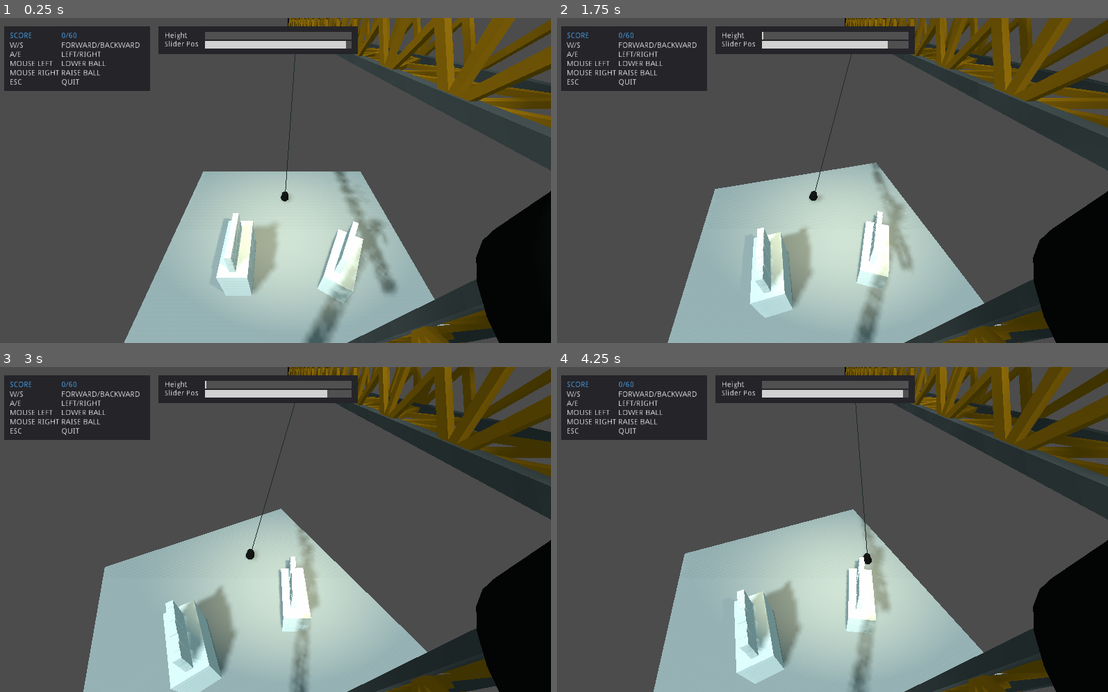
Above: before the commit, frames 1-4 (two rows, left to right).
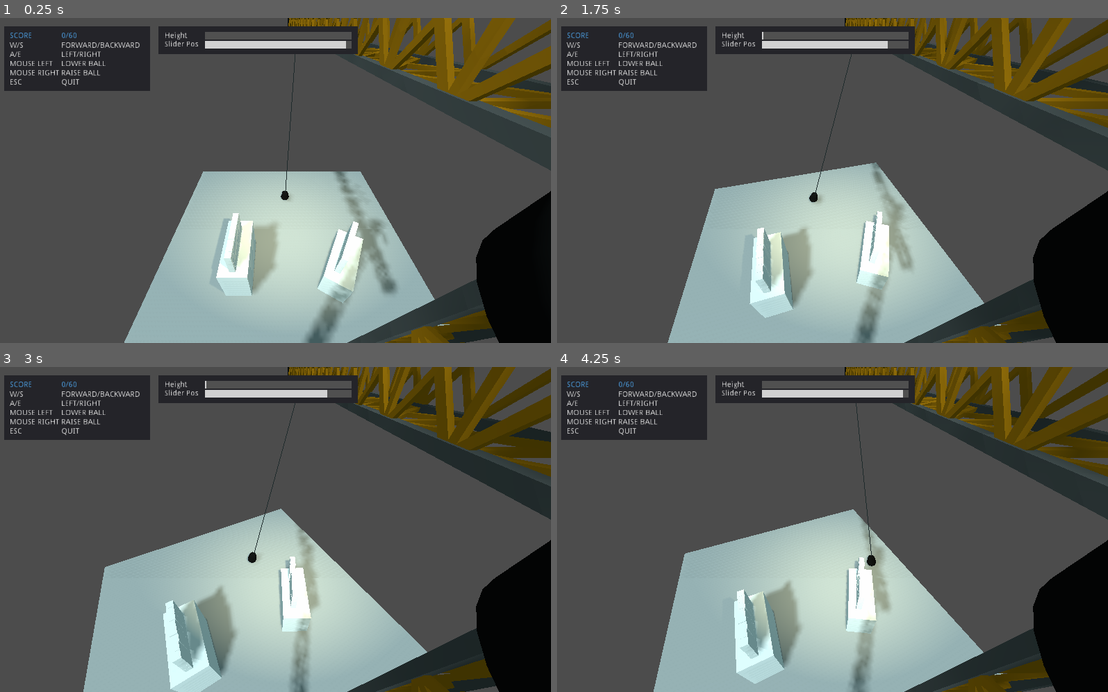
Above: after the commit, the same moments.

Repository: Aroweeri/Get-Rekt
Game: Godot game, scene res://level1.tscn
The game is run twice, just before and just after one commit, with the same random seed, the same clock (stepped at 60 frames per second) and the same inputs.
Inputs (mouse positions are in pixels of both pictures, inside the frame that each line leads up to):
- Up to frame 1 (0.25 s): no input
- Up to frame 2 (1.75 s): tap Enter (restart) at 0.5 s; move the mouse to (953, 164) at 0.52 s; press the mouse at (953, 164) at 0.53 s; hold D (rotate_right) 0.53-1.28 s; move the mouse to (716, 196) at 1.27 s; release the mouse at (716, 196) at 1.28 s; hold S (backward) from 1.28 s (still down); right-click (716, 196) at 1.35 s
- Up to frame 3 (3 s): move the mouse to (330, 458) at 2.02 s; release S (backward) at 2.03 s; press the mouse at (330, 458) at 2.03 s; hold D (rotate_right) 2.03-2.78 s; move the mouse to (247, 594) at 2.77 s; release the mouse at (247, 594) at 2.78 s; hold W (forward) from 2.78 s (still down); right-click (247, 594) at 2.85 s
- Up to frame 4 (4.25 s): move the mouse to (997, 578) at 3.52 s; release W (forward) at 3.53 s; press the mouse at (997, 578) at 3.53 s; hold A (rotate_left) from 3.53 s (still down)

The runs differ from the first frame. In frame 1, less than 0.1% of the frame differs, in the area x 50-54%, y 16-57%; in frame 2, less than 0.1%; in frame 3, 0.2%; in frame 4, 0.2%, in the area x 53-58%, y 11-74%.

Commit message:
Fix weird behavior when ball raised too high.

Diff:
--- a/get_rekt/crane.gd
+++ b/get_rekt/crane.gd
@@ -5,7 +5,7 @@
 var time_counter = 0;
 var ballHeight = 0;
 var ballHeightMin = 0;
-var ballHeightMax = 13;
+var ballHeightMax = 12;
 var sliderPos = 14;
 var sliderPosMin = 1.5;
 var sliderPosMax = 14.5;
--- a/get_rekt/crane.tscn
+++ b/get_rekt/crane.tscn
@@ -18,6 +18,7 @@
 [sub_resource type="SphereShape" id=5]
 
 [sub_resource type="SphereShape" id=6]
+radius = 0.517471
 
 [sub_resource type="SpatialMaterial" id=7]
 albedo_color = Color( 0.337255, 0.337255, 0.337255, 1 )
@@ -78,6 +79,8 @@
 
 [node name="chain_anchor" type="StaticBody" parent="crane_origin"]
 transform = Transform( 1, 0, 0, 0, 1, 0, 0, 0, 1, 14.5, 15.36, 0.145 )
+collision_layer = 0
+collision_mask = 0
 
 [node name="MeshInstance" type="MeshInstance" parent="crane_origin/chain_anchor"]
 transform = Transform( 0.201959, 0, 0, 0, 0.113524, 0, 0, 0, 0.123255, 0, 0.0855732, 0 )
@@ -98,7 +101,6 @@
 
 [node name="ball" type="RigidBody" parent="."]
 transform = Transform( 1, 0, 0, 0, 1, 0, 0, 0, 1, 5.62893, 0.841178, 0.143428 )
-collision_mask = 0
 mass = 16.0
 
 [node name="CollisionShape" type="CollisionShape" parent="ball"]
@@ -114,18 +116,18 @@
 transform = Transform( 1, 0, 0, 0, 1, 0, 0, 0, 1, -0.0151711, 0.743884, 0 )
 
 [node name="chain_placeholder" type="RigidBody" parent="."]
-transform = Transform( 1, 0, 0, 0, 1, 0, 0, 0, 1, 5.61233, 13.998, 0.136665 )
-collision_layer = 2
-collision_mask = 2
+transform = Transform( 1, 0, 0, 0, 1, 0, 0, 0, 1, 5.61233, 14.5, 0.136665 )
+collision_layer = 0
+collision_mask = 0
 
 [node name="CollisionShape" type="CollisionShape" parent="chain_placeholder"]
 shape = SubResource( 6 )
 
 [node name="SliderJoint" type="SliderJoint" parent="chain_placeholder"]
-transform = Transform( 5.76205e-08, 1, 0, -1, 5.76205e-08, 0, 0, 0, 1, -2.18883, -13.3284, -0.131461 )
+transform = Transform( 5.76205e-08, 1, 0, -1, 5.76205e-08, 0, 0, 0, 1, 0.004, -13.83, 0.023 )
 nodes/node_a = NodePath("../../ball")
 nodes/node_b = NodePath("..")
-linear_limit/upper_distance = 14.0
+linear_limit/upper_distance = 13.0
 linear_limit/lower_distance = 0.0
 
 [node name="chain" type="ImmediateGeometry" parent="."]
